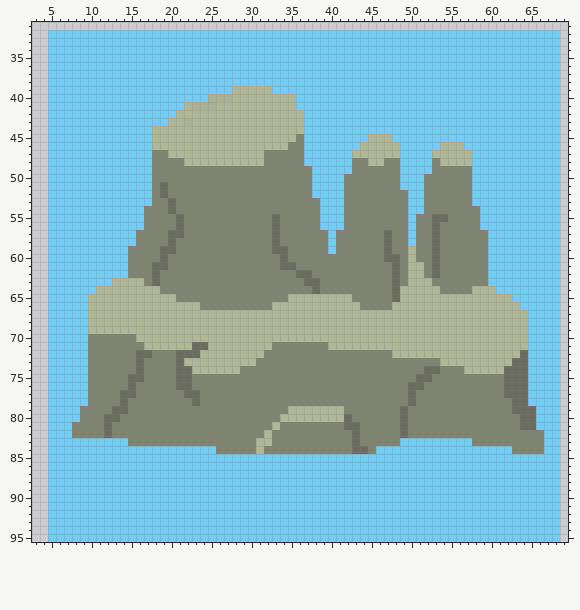
Sprite sheet -- src/animations/Rock1.png. Above is the file before it was changed.
The file is 74x96 pixels. Colours within 5 levels of each other are drawn and written as one. Shown: x 3..69, y 31..95.
And afterwards:
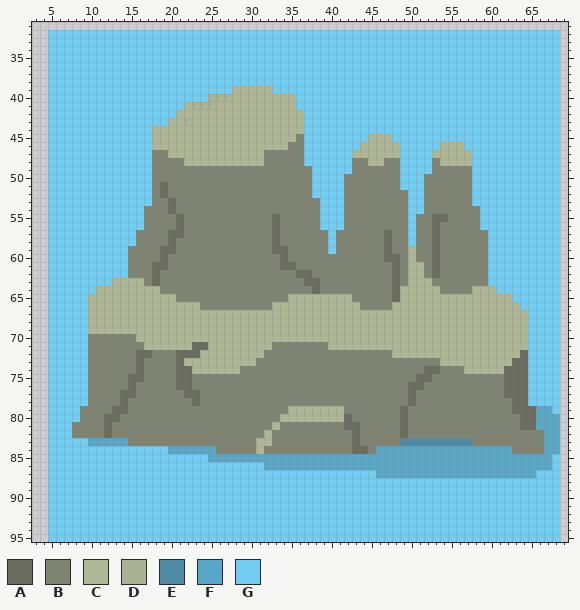
Palette (. is transparent): A #696c5e  B #7f8371  C #b0b796  D #a9b394  E #4e8ba4  F #59a7c7  G #71cdf2
Change:
@@ x 3..69 @@
 78 ..GGGGGBBBBABBBBBBBBABBBBBBBBBBBBBBBBBBBBBBBBBBABBBBBBBBBBBBAAGGGG.
-79 ..GGGGBBBBAABBBBBBBBBBBBBBBBBBBBCCCCCCCBBBBBBBABBBBBBBBBBBBBAAAGGG.
-80 ..GGGGBBBAABBBBBBBBBBBBBBBBBBBBCCCCCCCCABBBBBBABBBBBBBBBBBBBBAAGGG.
-81 ..GGGBBBBABBBBBBBBBBBBBBBBBBBBCBBBBBBBBAABBBBBABBBBBBBBBBBBBBAAGGG.
-82 ..GGGBBBBABBBBBBBBBBBBBBBBBBBCBBBBBBBBBBABBBBBABBBBBBBBBBBBBBBBBGG.
-83 ..GGGGGGGGGGBBBBBBBBBBBBBBBBCCBBBBBBBBBBABBBBBGGGGGGGGGBBBBBBBBBGG.
-84 ..GGGGGGGGGGGGGGGGGGGGGBBBBBCBBBBBBBBBBBAABGGGGGGGGGGGGGGGGGBBBBGG.
-85 ..GGGGGGGGGGGGGGGGGGGGGGGGGGGGGGGGGGGGGGGGGGGGGGGGGGGGGGGGGGGGGGGG.
-86 ..GGGGGGGGGGGGGGGGGGGGGGGGGGGGGGGGGGGGGGGGGGGGGGGGGGGGGGGGGGGGGGGG.
-87 ..GGGGGGGGGGGGGGGGGGGGGGGGGGGGGGGGGGGGGGGGGGGGGGGGGGGGGGGGGGGGGGGG.
+79 ..GGGGBBBBAABBBBBBBBBBBBBBBBBBBBCCCCCCCBBBBBBBABBBBBBBBBBBBBAAAFFG.
+80 ..GGGGBBBAABBBBBBBBBBBBBBBBBBBBCCCCCCCCABBBBBBABBBBBBBBBBBBBBAAFFF.
+81 ..GGGBBBBABBBBBBBBBBBBBBBBBBBBCBBBBBBBBAABBBBBABBBBBBBBBBBBBBAAFFF.
+82 ..GGGBBBBABBBBBBBBBBBBBBBBBBBCBBBBBBBBBBABBBBBABBBBBBBBBBBBBBBBBFF.
+83 ..GGGGGFFFFFBBBBBBBBBBBBBBBBCCBBBBBBBBBBABBBBBEEEEEEEEEBBBBBBBBBFF.
+84 ..GGGGGGGGGGGGGGGFFFFFFBBBBBCBBBBBBBBBBBAABFFFFFFFFFFFFFFFFFBBBBFF.
+85 ..GGGGGGGGGGGGGGGGGGGGFFFFFFFFFFFFFFFFFFFFFFFFFFFFFFFFFFFFFFFFFFFG.
+86 ..GGGGGGGGGGGGGGGGGGGGGGGGGGGFFFFFFFFFFFFFFFFFFFFFFFFFFFFFFFFFFFFG.
+87 ..GGGGGGGGGGGGGGGGGGGGGGGGGGGGGGGGGGGGGGGGGFFFFFFFFFFFFFFFFFFFFGGG.
 88 ..GGGGGGGGGGGGGGGGGGGGGGGGGGGGGGGGGGGGGGGGGGGGGGGGGGGGGGGGGGGGGGGG.
